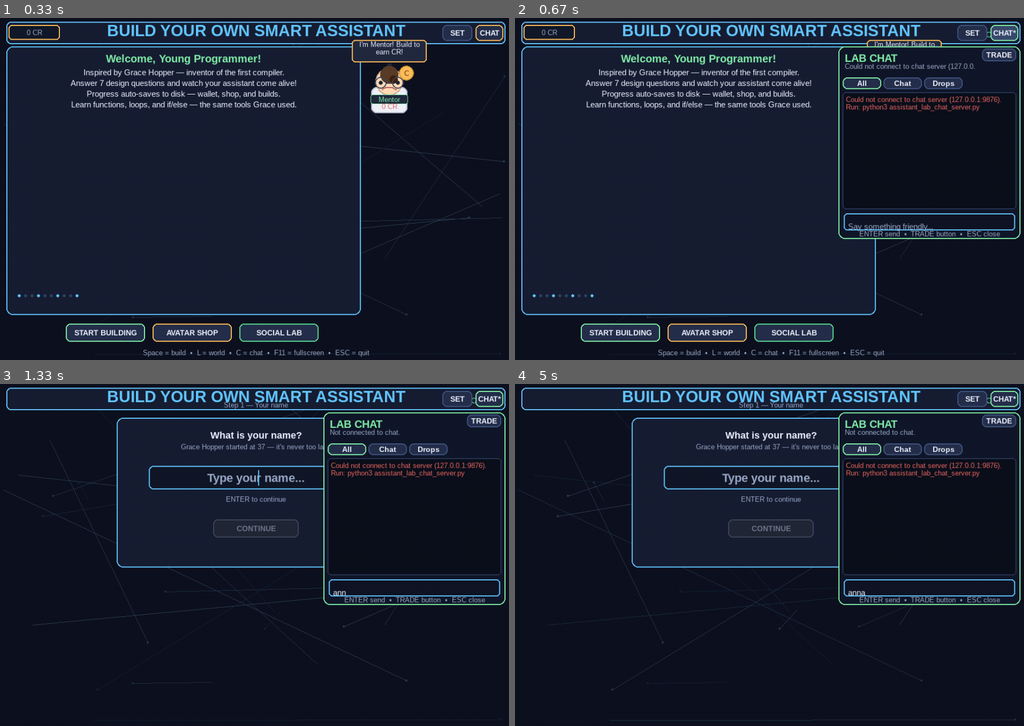
Above: before the commit, frames 1-4 (two rows, left to right).
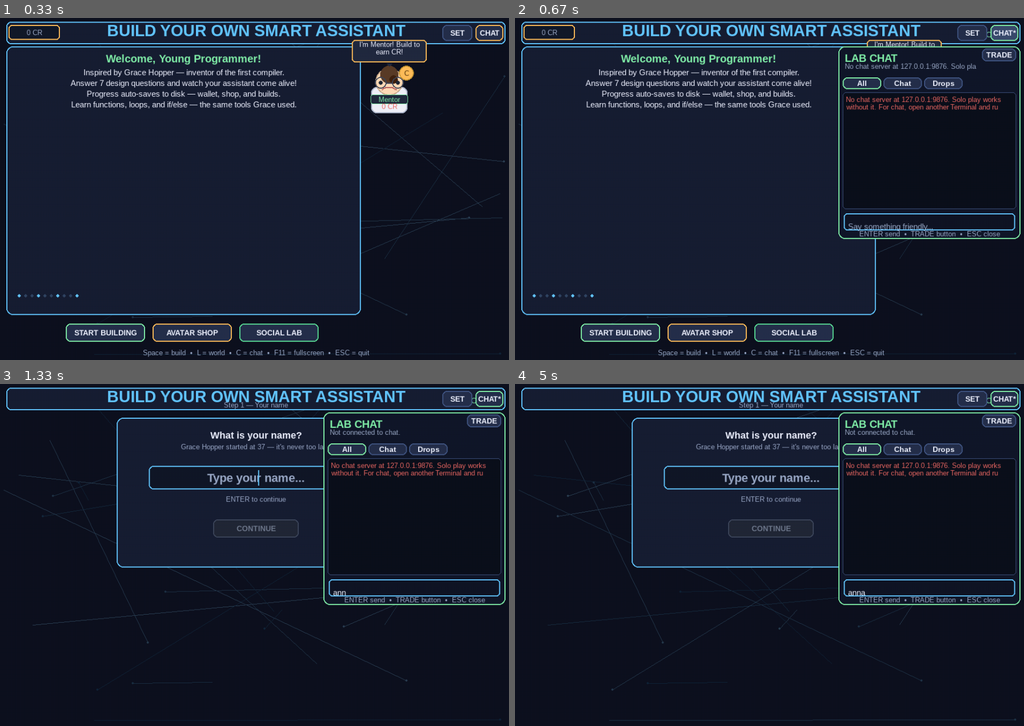
Above: after the commit, the same moments.

Repository: OwendoyalAdastra-lang/assistant-lab
Game: pygame game, started from build_your_own_smart_assistant_pygame.py
The game is run twice, just before and just after one commit, with the same random seed, the same clock (stepped at 60 frames per second) and the same inputs.
Inputs:
- Up to frame 1 (0.33 s): no input
- Up to frame 2 (0.67 s): click "CHAT" at 0.38 s
- Up to frame 3 (1.33 s): type "ann" at 0.67 s; tap Enter at 1 s; click "START BUILDING" at 1.27 s
- Up to frame 4 (5 s): type "a" at 2.1 s; tap Enter at 2.23 s

Frame 1 is identical in both runs. In frame 2, 0.8% of the frame differs, in the area x 64-96%, y 13-28%; in frame 3, 0.6%; in frame 4, 0.6%.

Commit message:
Fix server errors: default server to local, clearer messages

Diff:
--- a/assistant_lab_chat.py
+++ b/assistant_lab_chat.py
@@ -72,8 +72,11 @@
             self.last_error = str(exc)
             self._emit({
                 "type": "error",
-                "text": f"Could not connect to chat server ({self.host}:{self.port}). "
-                        f"Run: python3 assistant_lab_chat_server.py",
+                "text": (
+                    f"No chat server at {self.host}:{self.port}. "
+                    "Solo play works without it. For chat, open another Terminal and run: "
+                    "./run.sh server"
+                ),
             })
             self.disconnect()
             return False
--- a/assistant_lab_chat_server.py
+++ b/assistant_lab_chat_server.py
@@ -198,8 +198,10 @@
 
     ok, auth_msg = authorize_server_start(args.host)
     if not ok:
-        print("Cannot start chat server:")
+        print("")
+        print("=== Chat server did not start ===")
         print(auth_msg)
+        print("")
         return 1
     if auth_msg:
         print(auth_msg)
@@ -207,11 +209,16 @@
     try:
         server = ThreadedTCPServer((args.host, args.port), ChatClientHandler)
     except OSError as exc:
-        if exc.errno == 98:
+        if exc.errno in (98, 48):  # Linux EADDRINUSE, macOS EADDRINUSE
+            print("")
+            print("=== Chat server did not start ===")
             print(f"Port {args.port} is already in use.")
-            print("Another chat server is probably still running. Try:")
-            print("  pkill -f assistant_lab_chat_server.py")
-            print(f"Or start on a different port: python3 assistant_lab_chat_server.py --port {args.port + 1}")
+            print("")
+            print("Another chat server is probably still running.")
+            print("  macOS/Linux: pkill -f assistant_lab_chat_server.py")
+            print("  Or close the other Terminal window running the server.")
+            print(f"  Or use another port: ./run.sh server-lan  # then edit --port {args.port + 1}")
+            print("")
             return 1
         raise
 
--- a/assistant_lab_host_auth.py
+++ b/assistant_lab_host_auth.py
@@ -83,10 +83,18 @@
     token = get_host_token()
     if not token:
         return False, (
-            "Public servers need a verified host key.\n"
-            "  1. Verify your email at the Assistant Lab Host Portal\n"
+            "This is a PUBLIC server (0.0.0.0) — it needs a verified Host Key.\n"
+            "\n"
+            "Just playing solo on this computer? You do NOT need this. Use:\n"
+            "  ./run.sh server\n"
+            "(starts on 127.0.0.1 — no key needed)\n"
+            "\n"
+            "Hosting for others on Wi-Fi / internet:\n"
+            "  1. Verify email at the Host Portal\n"
             "  2. Copy your Host Key\n"
-            "  3. Run: ASSISTANT_LAB_HOST_TOKEN=your_key ./run.sh server\n"
-            f"  Portal: {get_portal_url()}"
+            "  3. ASSISTANT_LAB_HOST_TOKEN=your_key ./run.sh server-lan\n"
+            f"  Portal: {get_portal_url()}\n"
+            "\n"
+            "Lab owner (you): use assistant-lab-owner/owner-run-server.sh instead."
         )
     return validate_host_token(token)
Not shown, changed: install.sh
Not shown, changed: run.sh
